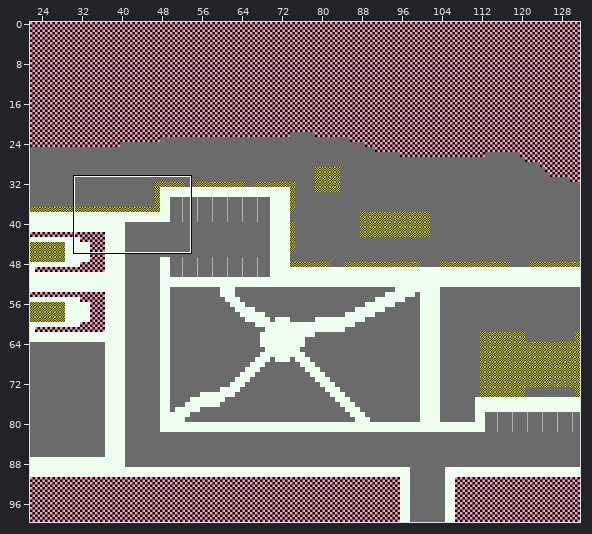
Tiled map: Assets/Graphics/Maps/Park/Park.tmx. Above, an overview of the earlier version with the close-up marked.
Close-up. Earlier state:
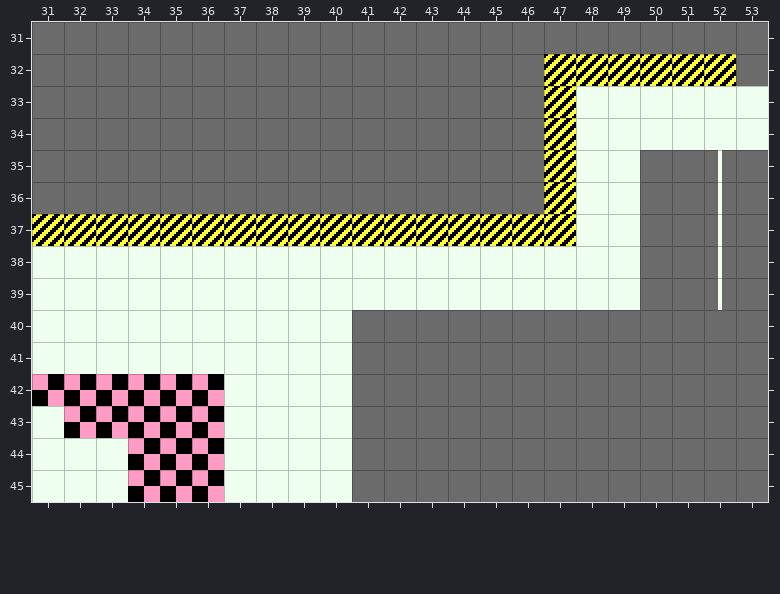
Cells are 16x16 px. Shown: x 31..53, y 31..45. The commit also changed other parts of the map, which this record leaves out.
After the commit:
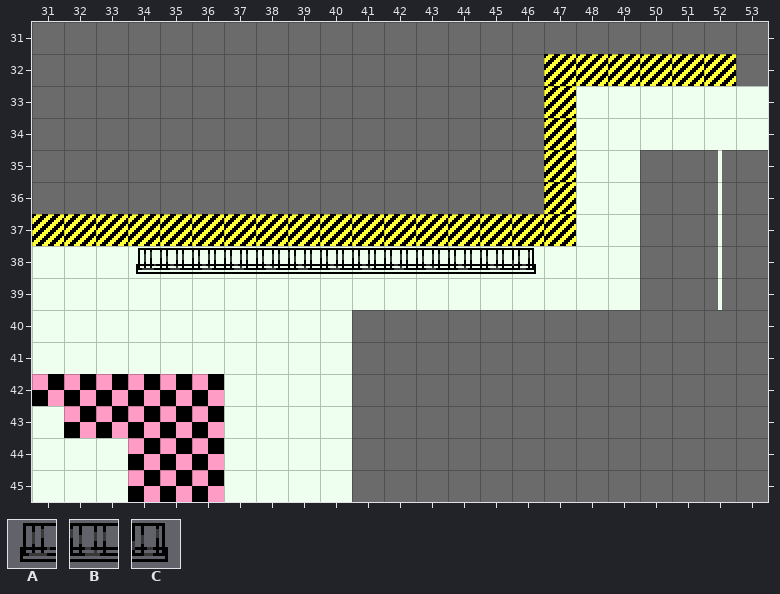
Key: from "BikeRack": A 0, B 1, C 2.
_ is an empty cell.
Tiles of an added or newly shown layer are drawn over the layers below it.
Commit message: Added Bike Rack Graphics to Overworld
What changed:
{"where": "layer \"Graphics/Bike Racks\" (added)"}
{"y":38,"x":34,"old":"_____________","new":"ABBBBBBBBBBBC"}
{"label":"added","picture_box":[136,248,536,274]}
